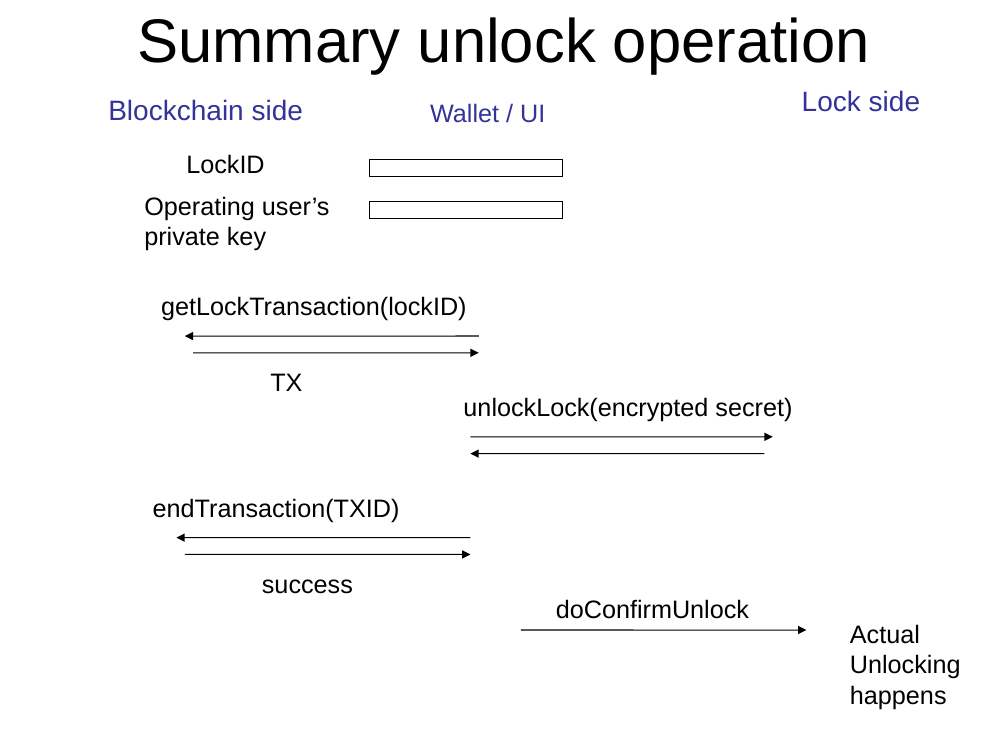
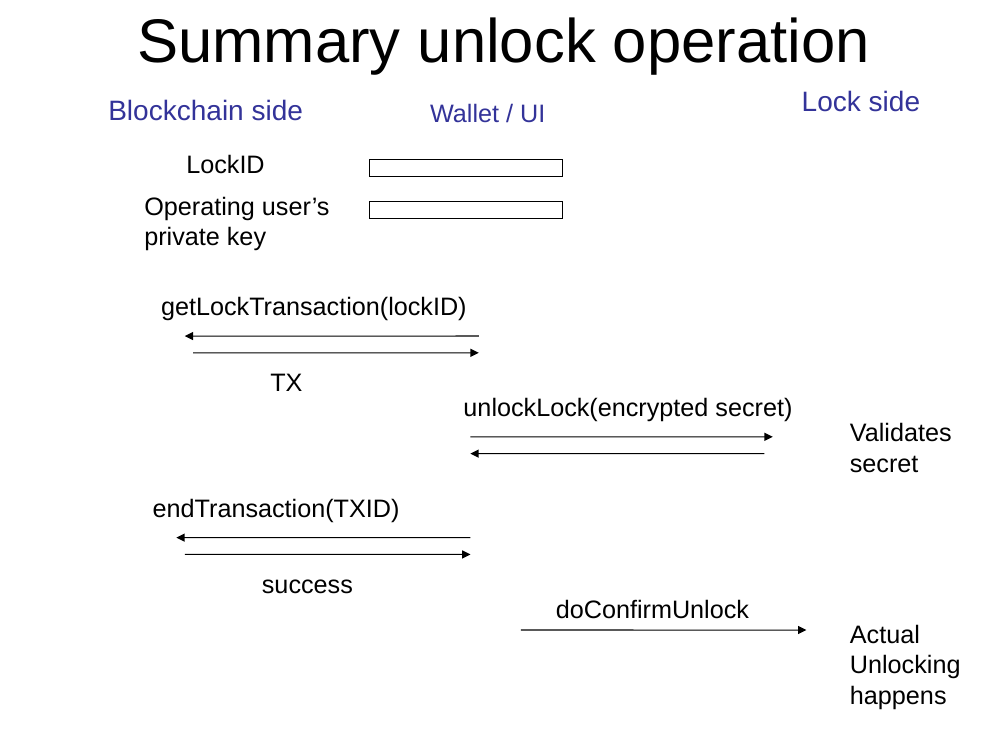
Before and after one commit to blockTeamhackathon/documents, a slide deck: slide 8 of B’Lock.ppt. Drawn at 1008x756 pixels with LibreOffice and Linux fonts; fonts in the diff are those of the drawing. Boxes give left, top, right and bottom in pixels: in the first picture for what was removed or moved away, otherwise in the second. Text is boxed around its words. In the diff, an @@ line names an element or a change of style, - is before the commit and + after.

```diff
--- a/B’Lock.ppt
+++ b/B’Lock.ppt
@@ text added at <box>850,422,952,473</box>, 18 pt, text #000000 @@
+Validates secret
```
Also in this commit, not shown: 5 other slides changed, 7 slides added.
